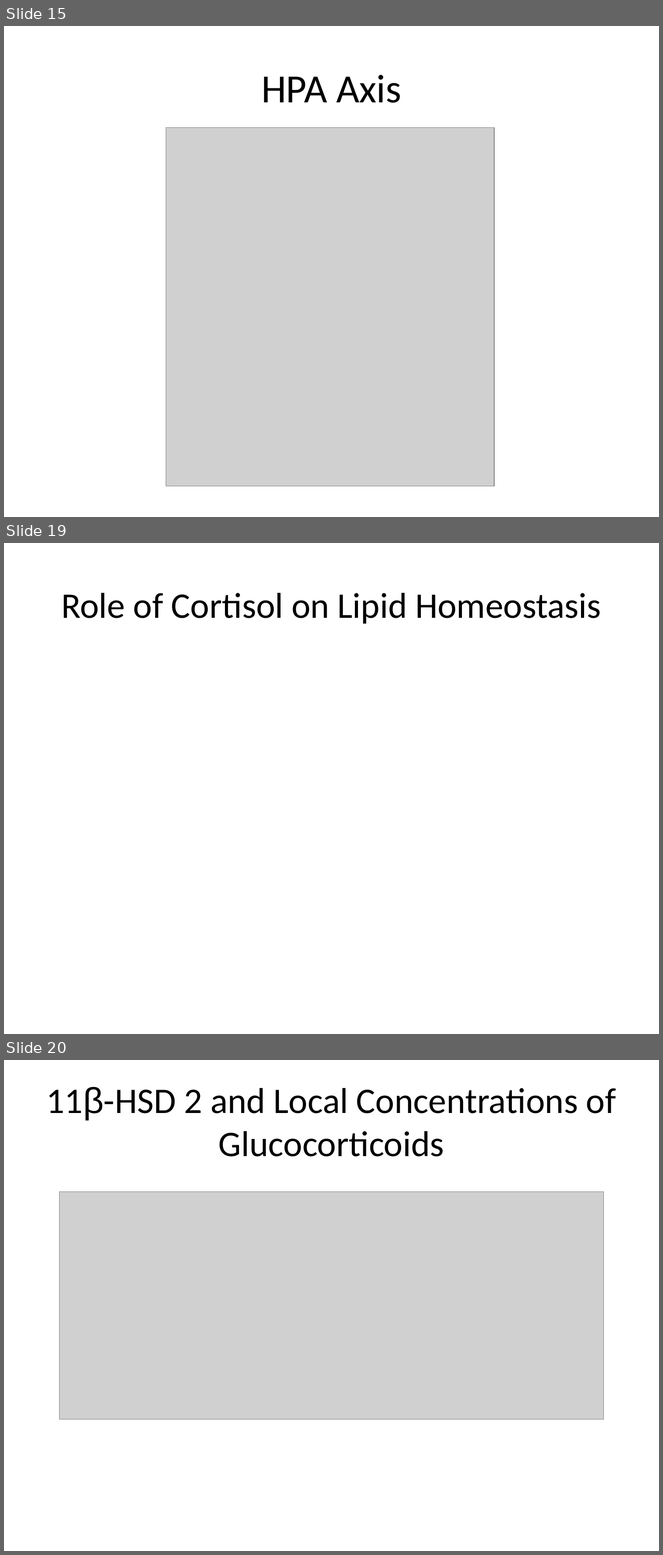
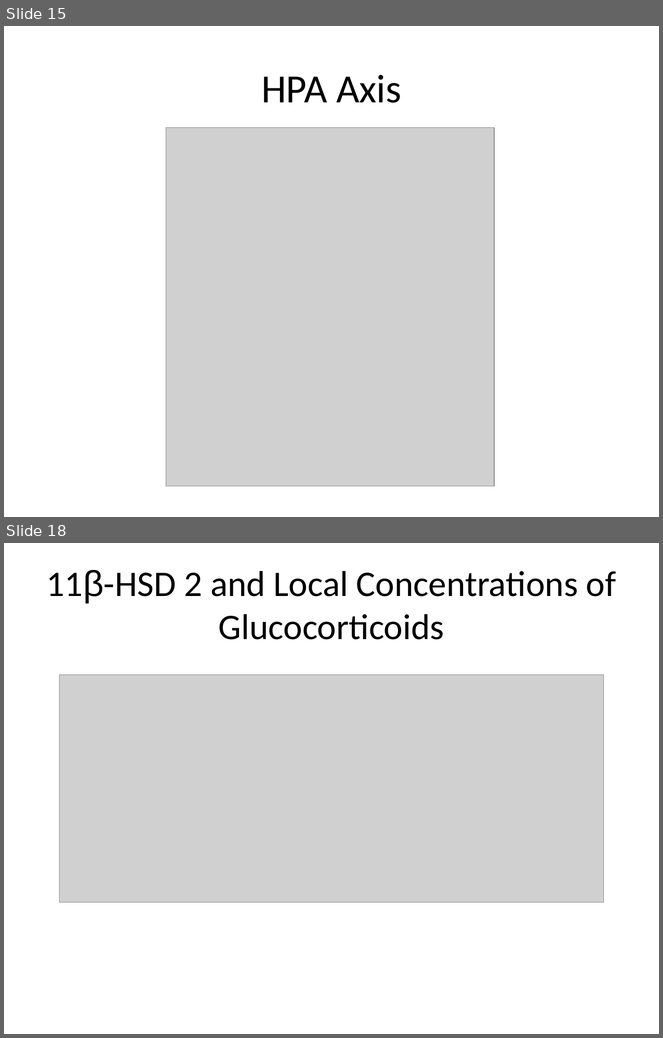
Before and after one commit to detricksnyder/TeachingLectures, a slide deck: PHYS101/adrenals-and-stress-hormones/adrenals-growth-lecture-full.pptx. Shown one above the other, each under a label of ours: slides 15, 19 and 20 before the commit, slides 15 and 18 after it; the slides between them are not shown. The pictures are 663x1555 and 663x1038 pixels, drawn with LibreOffice and Linux fonts; fonts in the diff are those of the drawing; grey boxes stand for pictures. Boxes give left, top, right and bottom in pixels: in the first picture for what was removed or moved away, otherwise in the second. Text is boxed around its words. In the diff, an @@ line names an element or a change of style, - is before the commit and + after.

```diff
--- a/PHYS101/adrenals-and-stress-hormones/adrenals-growth-lecture-full.pptx
+++ b/PHYS101/adrenals-and-stress-hormones/adrenals-growth-lecture-full.pptx
@@ slide 19 removed at bbox=[4, 543, 659, 1034], background #FFFFFF @@
@@ title removed at bbox=[61, 593, 601, 624] @@
-Role of Cortisol on Lipid Homeostasis
@@ what was slide 20 is now slide 18 @@
```
Also in this commit, not shown: 2 slides changed, 1 other slide removed, 2 other files.
